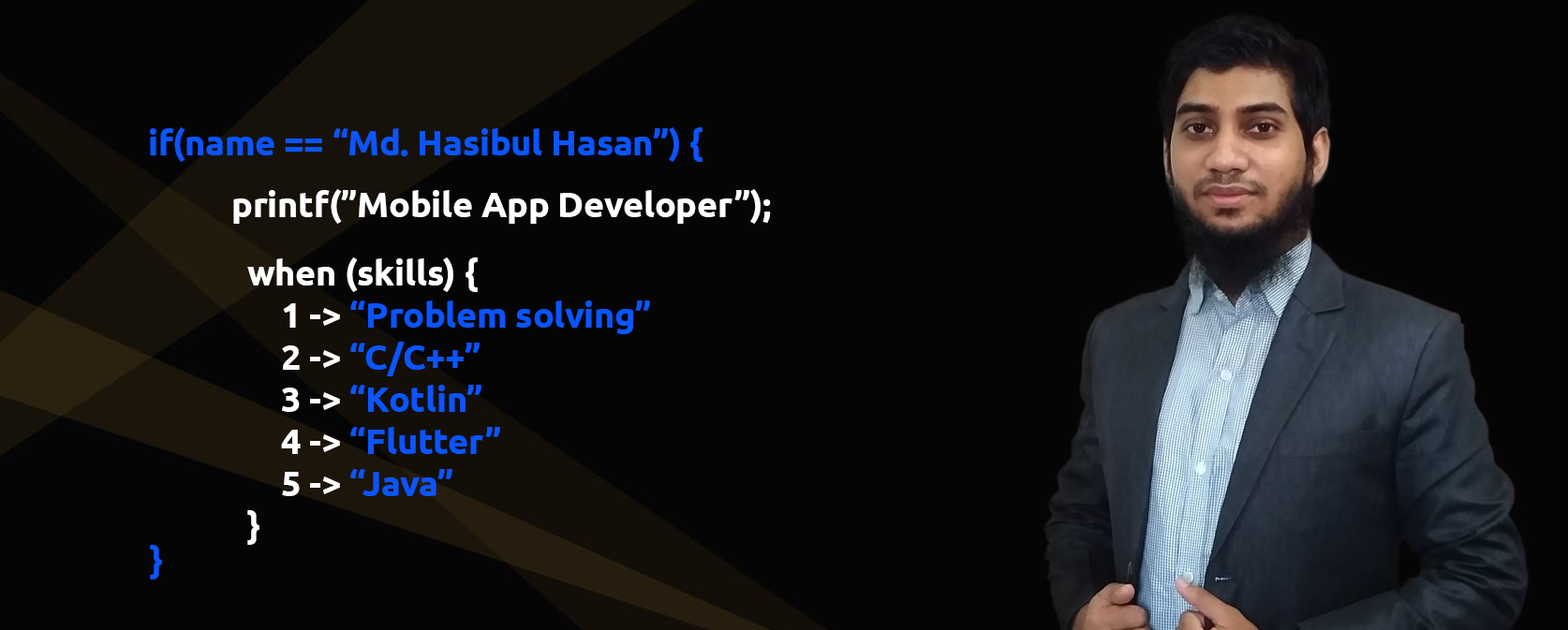
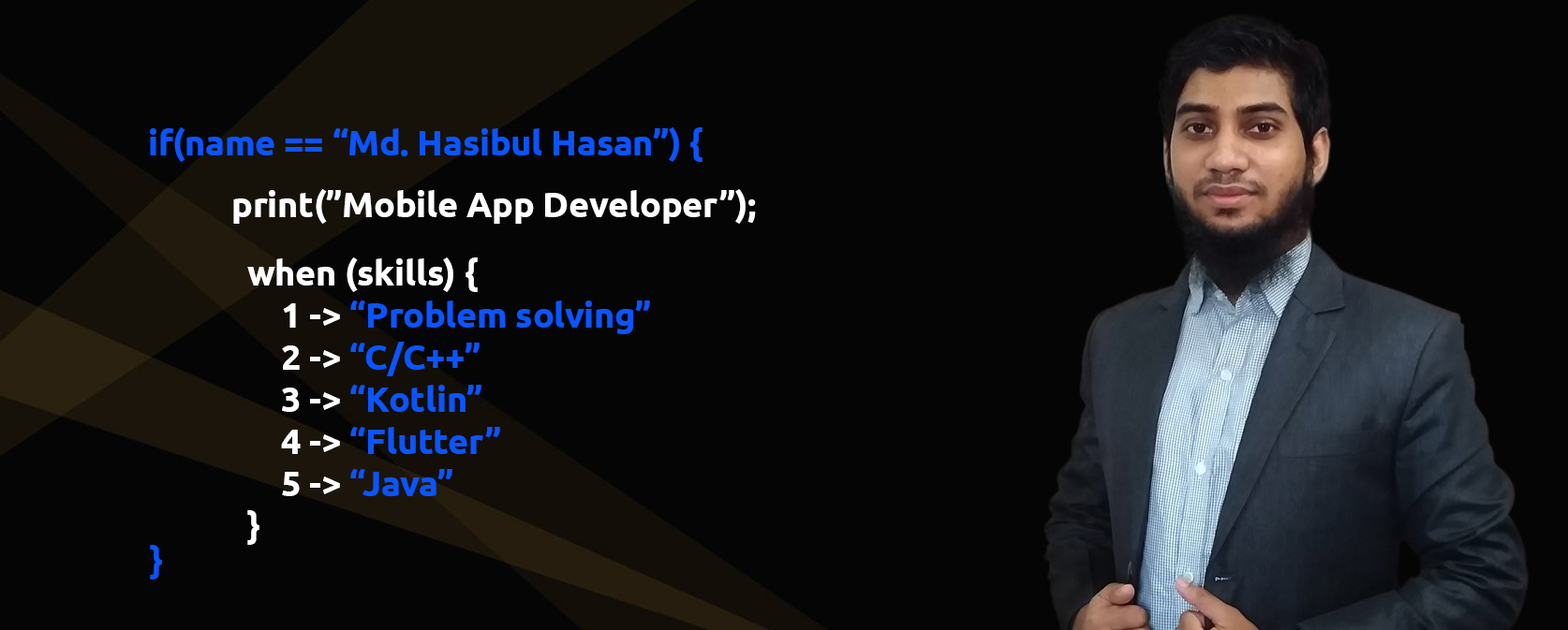
The second 1568 x 630 image is a revision of the first. Changes to its layers:
renamed "printf(”Mobile App Developer”);" to "print(”Mobile App Developer”);", painted on it over [315, 189, 771, 224]
